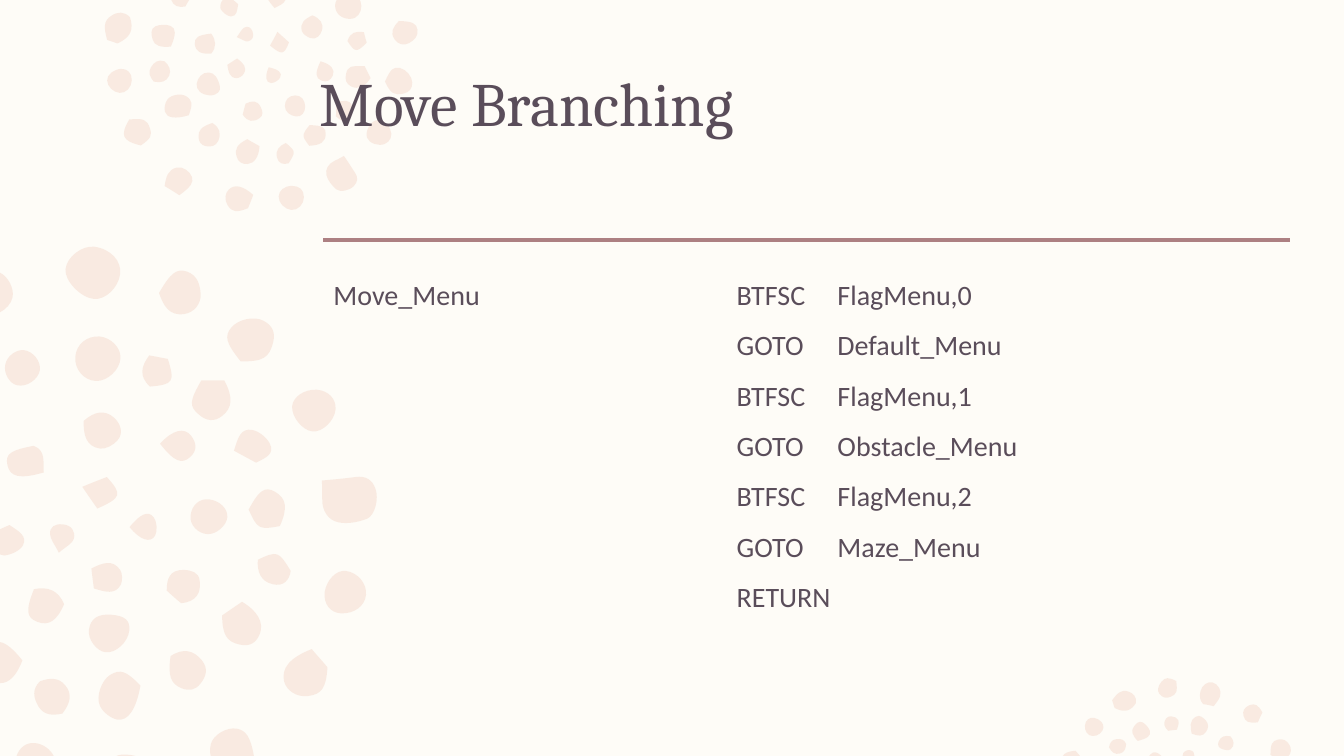
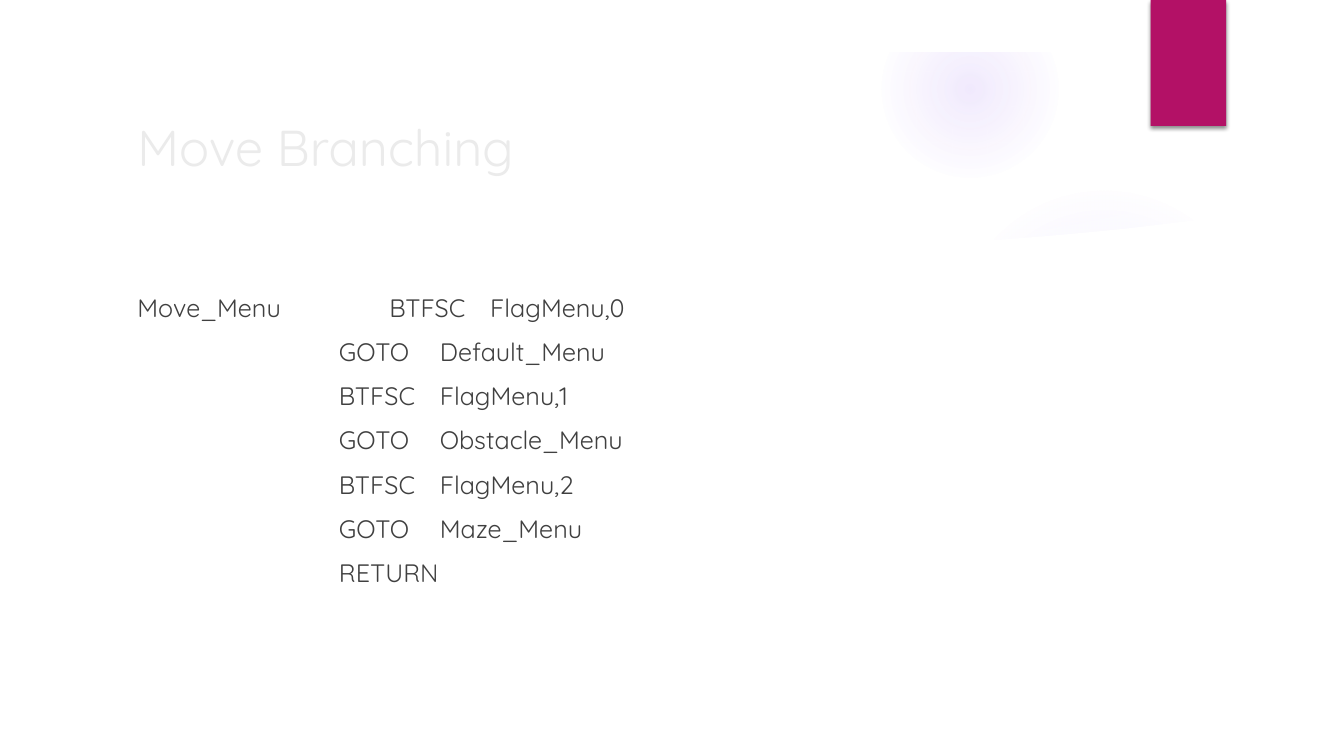
Before and after one commit to marwanj/Assembly-Language, a slide deck: slide 11 of Group_42_powerpoint.pptx. Drawn at 1344x756 pixels with LibreOffice and Linux fonts; fonts in the diff are those of the drawing; background and template pictures are left out. Boxes give left, top, right and bottom in pixels: in the first picture for what was removed or moved away, otherwise in the second. Text is boxed around its words. In the diff, an @@ line names an element or a change of style, - is before the commit and + after.

```diff
--- a/Group_42_powerpoint.pptx
+++ b/Group_42_powerpoint.pptx
@@ background #FEFCF7 to picture (left out) @@
@@ freeform shape: place and size @@
-freeform shape at (0, 0, 1293, 756)
+freeform shape at (0, 0, 1344, 756)
@@ freeform shape at (0, 0, 1344, 756): fill #F2D1C2 at 40% opacity to #FFFFFF @@
@@ rectangle added at (1150, 0, 1226, 126), fill #B31166 @@
@@ title "Move Branching": place and size @@
-title "Move Branching" at (319, 83, 733, 140)
+title "Move Branching" at (127, 107, 1093, 185)
@@ title "Move Branching" at (127, 107, 1093, 185): size 44 to 36 pt, font Cambria to Quicksand, text colour #5A4D5A to #EBEBEB; line spacing 0.99 to 1; vertical alignment top to middle @@
@@ group added at (0, 1, 1302, 756): 4 ellipses, 2 freeform shapes @@
@@ line removed from (324, 240) to (1291, 240) @@
@@ text "Move_Menu BTFSC FlagMenu,0": place and size @@
-text "Move_Menu BTFSC FlagMenu,0" at (333, 285, 1017, 607)
+text "Move_Menu BTFSC FlagMenu,0" at (137, 298, 624, 542)
@@ text "Move_Menu BTFSC FlagMenu,0" at (137, 298, 624, 542): size 20 to 18 pt, font Calibri to Quicksand, text colour #5A4D5A to #404040; line spacing 1.11 to 1 @@
```
Also in this commit, not shown: 39 other slides changed, 1 slide removed.
